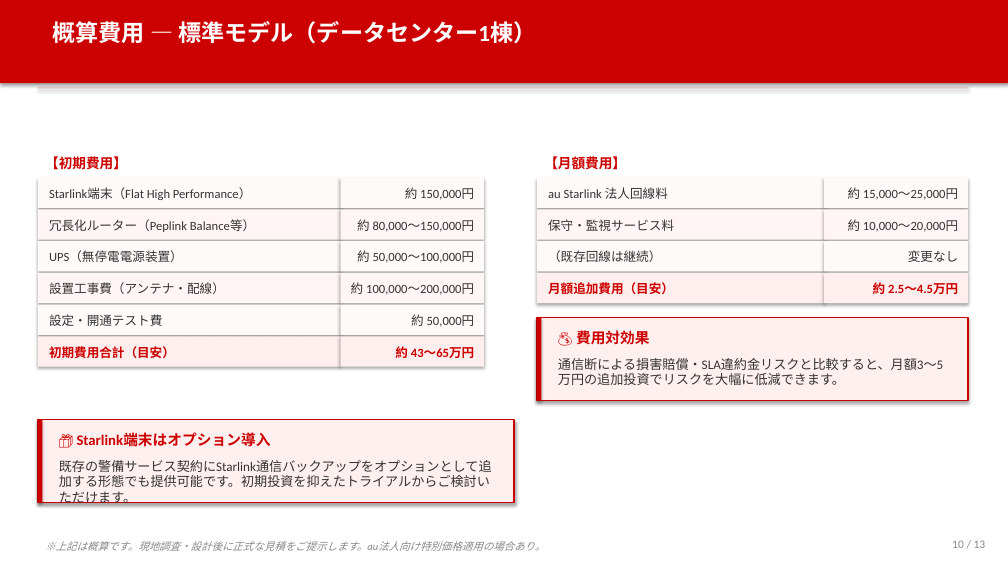
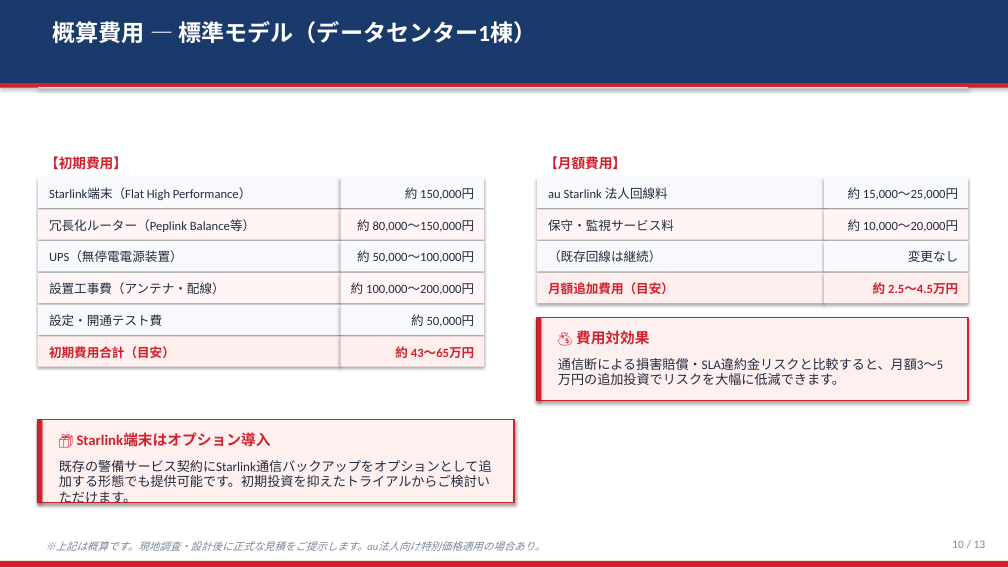
Before and after one commit to iharuhisa-ai/test, a slide deck: slide 10 of datacenter_security_proposal.pptx. Drawn at 1008x567 pixels with LibreOffice and Linux fonts; fonts in the diff are those of the drawing. Boxes give left, top, right and bottom in pixels: in the first picture for what was removed or moved away, otherwise in the second. Text is boxed around its words. In the diff, an @@ line names an element or a change of style, - is before the commit and + after.

```diff
--- a/datacenter_security_proposal.pptx
+++ b/datacenter_security_proposal.pptx
@@ rectangle at <box>0,0,1008,83</box>: fill #CC0000 to #1A3A6B @@
@@ rectangle added at <box>0,83,1008,88</box>, fill #D0222D @@
@@ rectangle at <box>38,87,968,88</box>: fill #E0C0C0 to #D8DEEA @@
@@ fill #FFFAFA to #F8F9FC in 10 elements at <box>38,178,340,208</box>, <box>340,178,484,208</box>, <box>38,241,340,271</box>, <box>340,241,484,271</box>, <box>38,305,340,335</box>, <box>340,305,484,335</box>, <box>537,178,824,208</box>, <box>824,178,968,208</box>, <box>537,241,824,271</box>, <box>824,241,968,271</box> @@
@@ rectangle at <box>537,318,968,401</box>: outline #CC0000 1.5 pt to #D0222D 1.5 pt @@
@@ rectangle at <box>537,318,541,401</box>: fill #CC0000 to #D0222D @@
@@ rectangle at <box>38,420,514,503</box>: outline #CC0000 1.5 pt to #D0222D 1.5 pt @@
@@ rectangle at <box>38,420,42,503</box>: fill #CC0000 to #D0222D @@
@@ text colour #CC0000 to #D0222D in 8 elements at <box>45,156,127,170</box>, <box>49,346,175,358</box>, <box>395,346,474,358</box>, <box>544,156,626,170</box>, <box>548,282,674,294</box>, <box>873,282,958,294</box>, <box>576,330,650,345</box>, <box>51,427,507,454</box> @@
@@ text colour #333333 to #222C3E in 18 elements at <box>49,187,252,200</box>, <box>405,187,474,200</box>, <box>49,219,255,232</box>, <box>357,219,475,232</box>, <box>49,251,183,262</box>, <box>357,250,475,263</box>, <box>49,282,225,294</box>, <box>351,282,474,295</box>, <box>49,314,162,326</box>, <box>411,314,475,327</box>, <box>548,187,668,199</box>, <box>848,187,958,200</box>, <box>548,219,674,231</box>, <box>848,219,958,232</box>, <box>548,250,661,262</box>, <box>908,250,958,262</box>, <box>558,358,943,385</box>, <box>59,460,492,506</box> @@
@@ text "※上記は概算です。現地調査・設計後に正式な見積をご提示します。au法人向け特別価格適用の場合あり。" at <box>45,541,545,551</box>: text colour #888888 to #7A8699 @@
@@ text "10 / 13" at <box>952,540,986,548</box>: text colour #888888 to #7A8699 @@
@@ rectangle added at <box>0,561,1008,567</box>, fill #D0222D @@
```
Also in this commit, not shown: 12 other slides changed, 1 other file.
